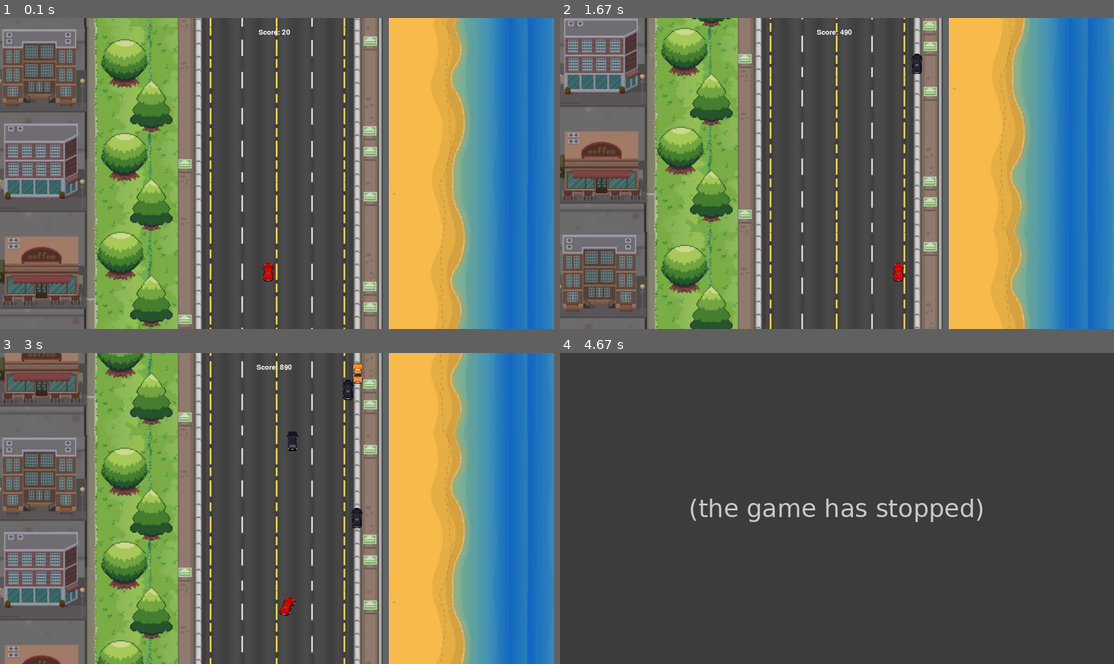
Above: before the commit, frames 1-4 (two rows, left to right).
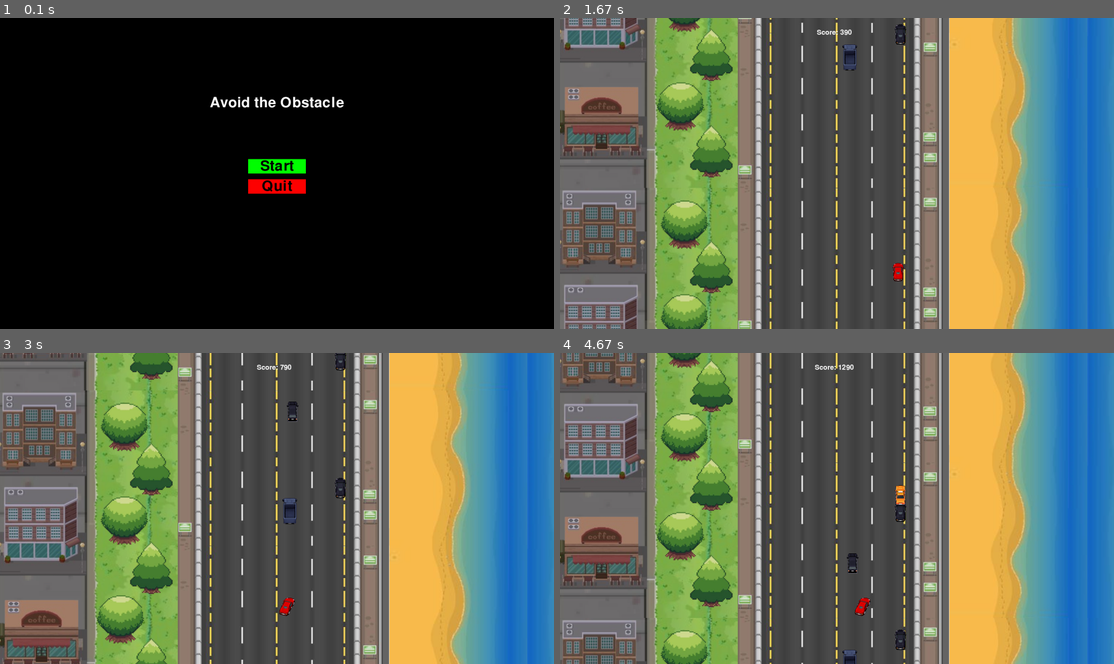
Above: after the commit, the same moments.

Repository: DarrenGuev/GameDevCars
Game: pygame game, started from main.py
Two runs of this game, one before a commit and one after it. Both use one fixed random seed, a clock stepped at 60 frames per second and the inputs below.
Inputs (mouse positions are in pixels of both pictures, inside the frame that each line leads up to):
- Up to frame 1 (0.1 s): no input
- Up to frame 2 (1.67 s): click (837, 167) at 0.38 s, where only the run after the commit has a clickable "Start"; hold Right 0.67-1.13 s; move the mouse to (814, 189) at 0.7 s; hold Right 1.17-1.63 s
- Up to frame 3 (3 s): hold Left 1.67-2.2 s; hold Left 2.23-2.63 s; hold Right from 2.67 s (still down)
- Up to frame 4 (4.67 s): release Right at 3.3 s; hold Left 3.33-3.8 s; hold Right from 4.33 s (still down)

The runs differ from the first frame. In frame 1, 100% of the frame differs, in the area x 0-100%, y 0-100%; in frame 2, 25%; in frame 3, 26%; in frame 4, 72%.
Before the commit the program exited at 4.57 s; later frames show no game.

Commit message:
tetenidaren

Diff:
--- a/main.py
+++ b/main.py
@@ -36,8 +36,57 @@
     # Check if the masks overlap (collision)
     return player_mask.overlap(enemy_mask, (offset_x, offset_y)) is not None
 
+def is_overlapping(car1, car2):
+    """Check if two cars overlap."""
+    car1_rect = car1.get_rect()
+    car2_rect = car2.get_rect()
+    return car1_rect.colliderect(car2_rect)
+
+def display_menu(win, width, height):
+    """Display a start menu with Start and Quit buttons"""
+    font = pygame.font.Font(None, 74)
+    title_text = font.render("Avoid the Obstacle", True, (255, 255, 255))
+    start_button = pygame.Rect(width // 2 - 100, height // 2 - 50, 200, 50)
+    quit_button = pygame.Rect(width // 2 - 100, height // 2 + 20, 200, 50)
+
+    while True:
+        win.fill((0, 0, 0))  # Black background
+        win.blit(title_text, (width // 2 - title_text.get_width() // 2, height // 4))
+
+        # Draw buttons
+        pygame.draw.rect(win, (0, 255, 0), start_button)  # Green button for Start
+        pygame.draw.rect(win, (255, 0, 0), quit_button)  # Red button for Quit
+
+        # Button text
+        start_text = font.render("Start", True, (0, 0, 0))
+        quit_text = font.render("Quit", True, (0, 0, 0))
+        win.blit(start_text, (start_button.x + start_button.width // 2 - start_text.get_width() // 2,
+                              start_button.y + start_button.height // 2 - start_text.get_height() // 2))
+        win.blit(quit_text, (quit_button.x + quit_button.width // 2 - quit_text.get_width() // 2,
+                             quit_button.y + quit_button.height // 2 - quit_text.get_height() // 2))
+
+        pygame.display.update()
+
+        for event in pygame.event.get():
+            if event.type == pygame.QUIT:
+                pygame.quit()
+                sys.exit()
+            elif event.type == pygame.MOUSEBUTTONDOWN:
+                mouse_pos = pygame.mouse.get_pos()
+                if start_button.collidepoint(mouse_pos):
+                    return  # Start the game
+                elif quit_button.collidepoint(mouse_pos):
+                    pygame.quit()
+                    sys.exit()
+
 def main():
+    pygame.init()
     game_window = GameWindow(1920, 1080, "Avoid the Obstacle")
+
+    # Display the menu
+    display_menu(game_window.win, game_window.width, game_window.height)
+
+    # load images
     enemyCar5 = pygame.image.load('enemyCar5.png').convert_alpha()
     enemyCar5 = pygame.transform.scale(enemyCar5, (40, 70))
     enemyCar8 = pygame.image.load('enemyCar8.png').convert_alpha()
@@ -71,6 +120,7 @@
     enemyCar24 = pygame.image.load('enemyCar24.png').convert_alpha()
     enemyCar24 = pygame.transform.scale(enemyCar24, (40, 70))
 
+
     obstacle_car_images = [enemyCar5, enemyCar8, enemyCar9, enemyCar10, enemyCar11,
                            enemyCar12, enemyCar13, enemyCar14, enemyCar16, enemyCar18, enemyCar19,
                            enemyCar20, enemyCar21, enemyCar22, enemyCar23, enemyCar24]
@@ -78,7 +128,7 @@
     man = player_test(910, 850, 90, 90)
     collision1 = 830
     collision2 = 1250
-    enemies = [Obstacle(random.randrange(collision1, collision2), -random.randint(0, game_window.height), 90, 90, random.choice(obstacle_car_images)) for _ in range(4)]
+    enemies = [Obstacle(random.randrange(collision1, collision2), -random.randint(0, game_window.height), 90, 90, random.choice(obstacle_car_images)) for _ in range(5)]
     running = True
 
     # Timer for speed increase
@@ -86,7 +136,7 @@
     speed_increase_interval = 10  # Increase speed
     speed_increase_factor = 1.0005  # Increase speed by 5% every interval
 
-    # Speed limits
+        # Speed limits
     max_scroll_speed = 40
     max_obstacle_speed = 60
     max_player_speed = 20
@@ -121,17 +171,39 @@
         for enemy in enemies:
             enemy.y += enemy.obstacle_speed
             if enemy.y > game_window.height:
+                # Reset the enemy position to the top
                 enemy.y = 0 - enemy.height
-                enemy.x = random.randrange(700, 1100)
+
+                # Randomize x-position within the highway bounds while ensuring no overlap with other enemies
+                while True:
+                    new_x = random.randrange(collision1, collision2 - enemy.width)
+                    enemy.x = new_x
+                    overlap = False
+
+                    # Check if this new x-position overlaps with any other enemies
+                    for other_enemy in enemies:
+                        if other_enemy != enemy and is_overlapping(enemy, other_enemy):
+                            overlap = True
+                            break
+
+                    if not overlap:
+                        break  # Exit loop if no overlap is found
+
+                # Reset the image and mask
                 enemy.image = random.choice(obstacle_car_images)
-                enemy.mask = enemy.create_mask(enemy.image)  # Re-create the mask after resetting image
+                enemy.mask = enemy.create_mask(enemy.image)
+
+            # Ensure the enemy stays within the highway boundaries
+            if enemy.x < collision1:
+                enemy.x = collision1
+            elif enemy.x + enemy.width > collision2:
+                enemy.x = collision2 - enemy.width
 
             # Check for pixel-perfect collision between player and enemy using masks
             if check_collision(man, enemy):
                 print("Collision detected!")
                 running = False  # Stop the game if collision occurs
 
-        # Increase game speed over time
         speed_increase_timer += game_window.clock.get_time()
         if speed_increase_timer >= speed_increase_interval:
             game_window.scroll_speed = min(game_window.scroll_speed * speed_increase_factor, max_scroll_speed)
@@ -140,10 +212,10 @@
             man.vel = min(man.vel * speed_increase_factor, max_player_speed)
             speed_increase_timer = 0
 
+        # Drawing everything
         game_window.redraw_game_window(man, enemies)
 
     pygame.quit()
-    sys.exit()
 
 if __name__ == "__main__":
     main()
